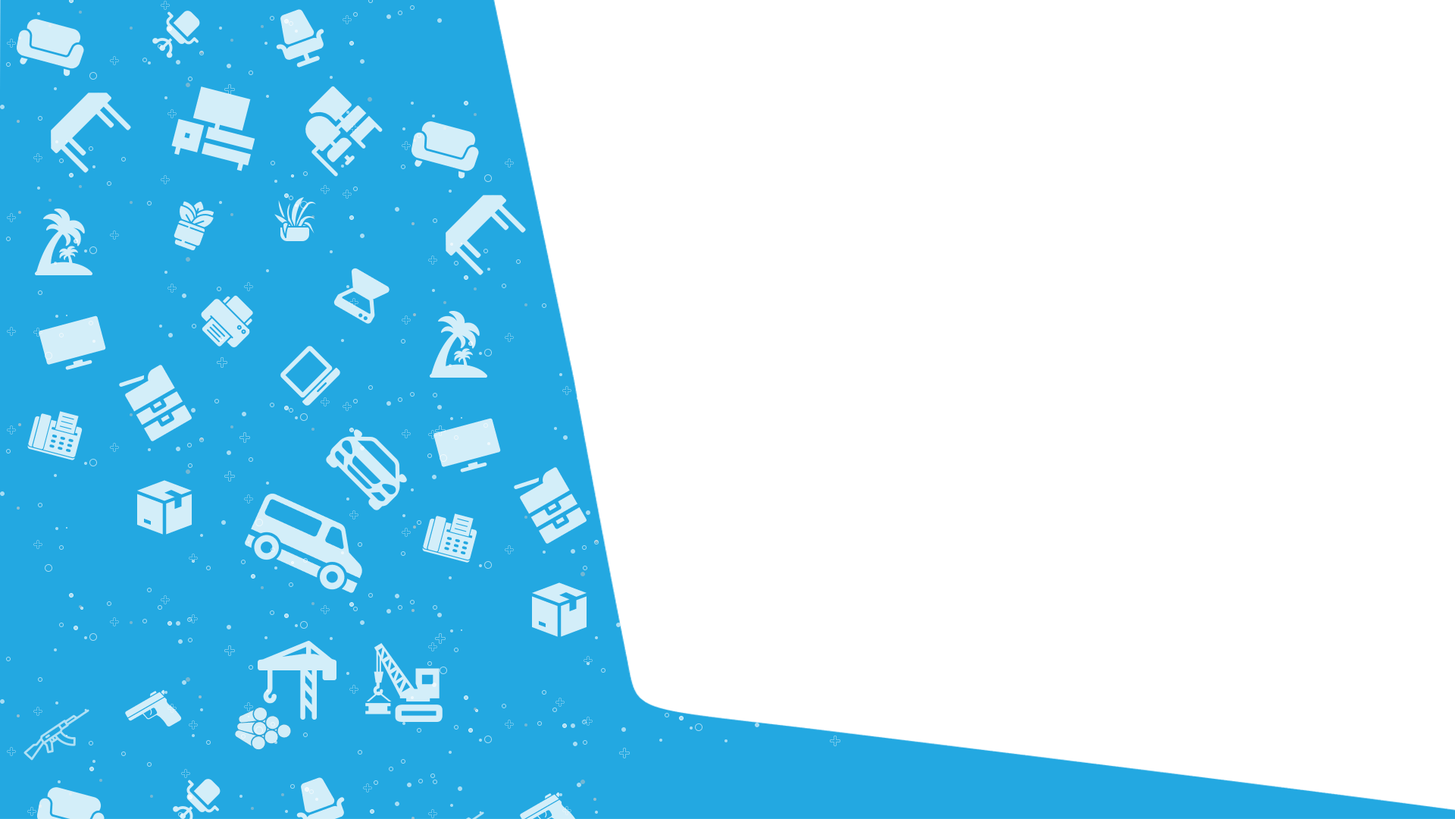
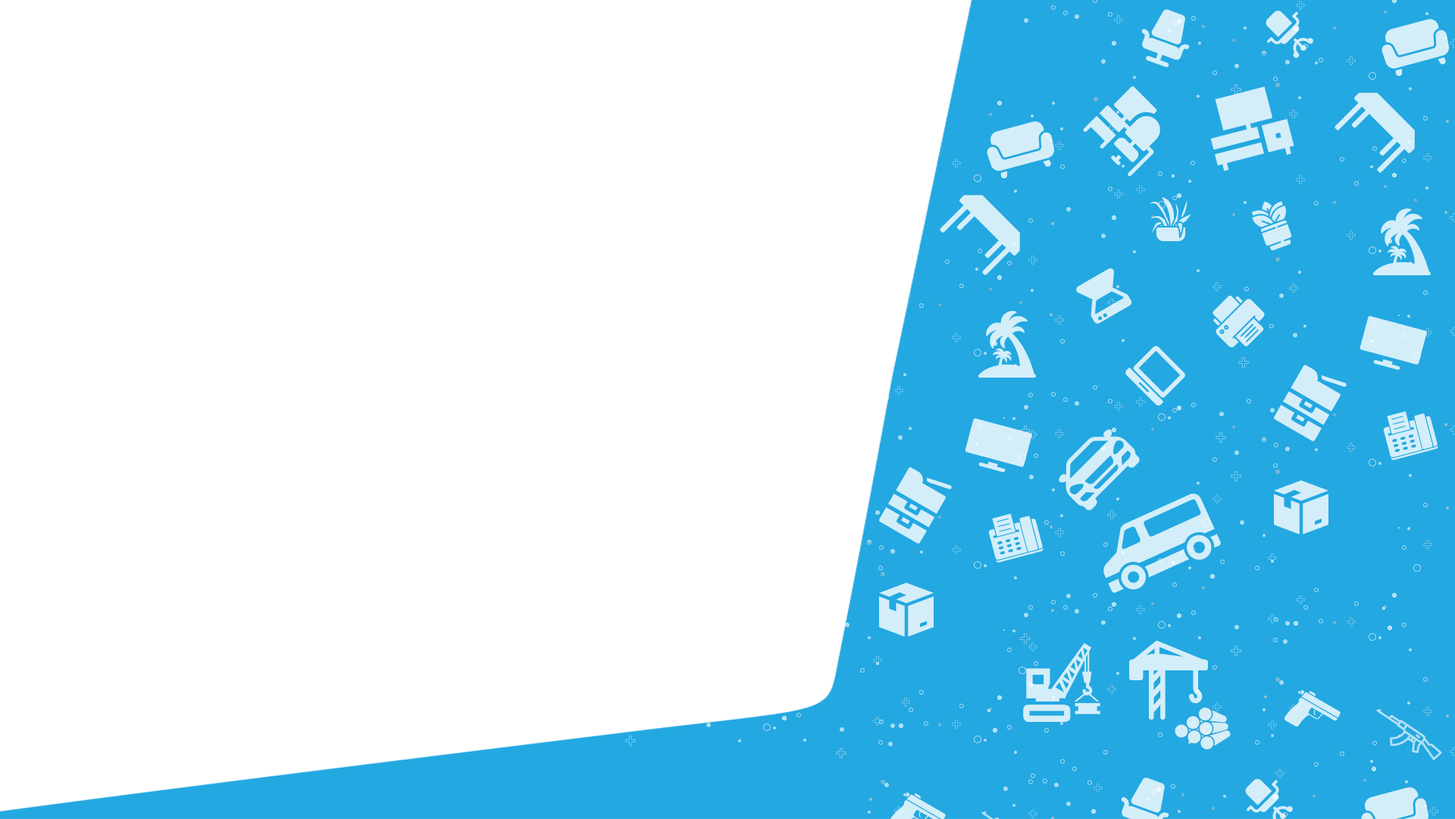
Layers edited between the first and the second w=1455, h=819 image:
painted on "Shapes" (1st of 3, in "Artboard 1") over left=0, top=0, right=1455, bottom=767
painted on "Shapes" (2nd of 3, in "Artboard 1") over left=394, top=100, right=1072, bottom=819
painted on "Shapes" (3rd of 3, in "Artboard 1") over left=27, top=766, right=1439, bottom=819
painted on "Shape" over left=0, top=0, right=1455, bottom=812
